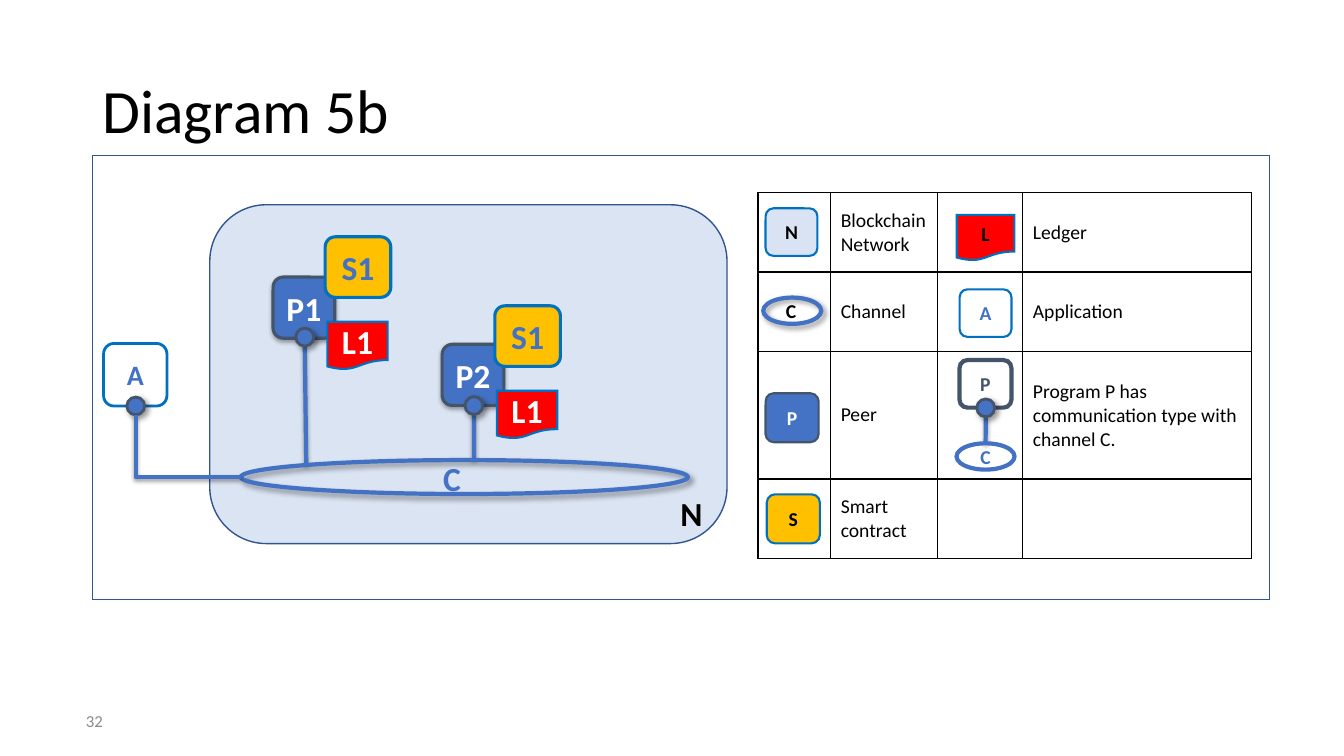
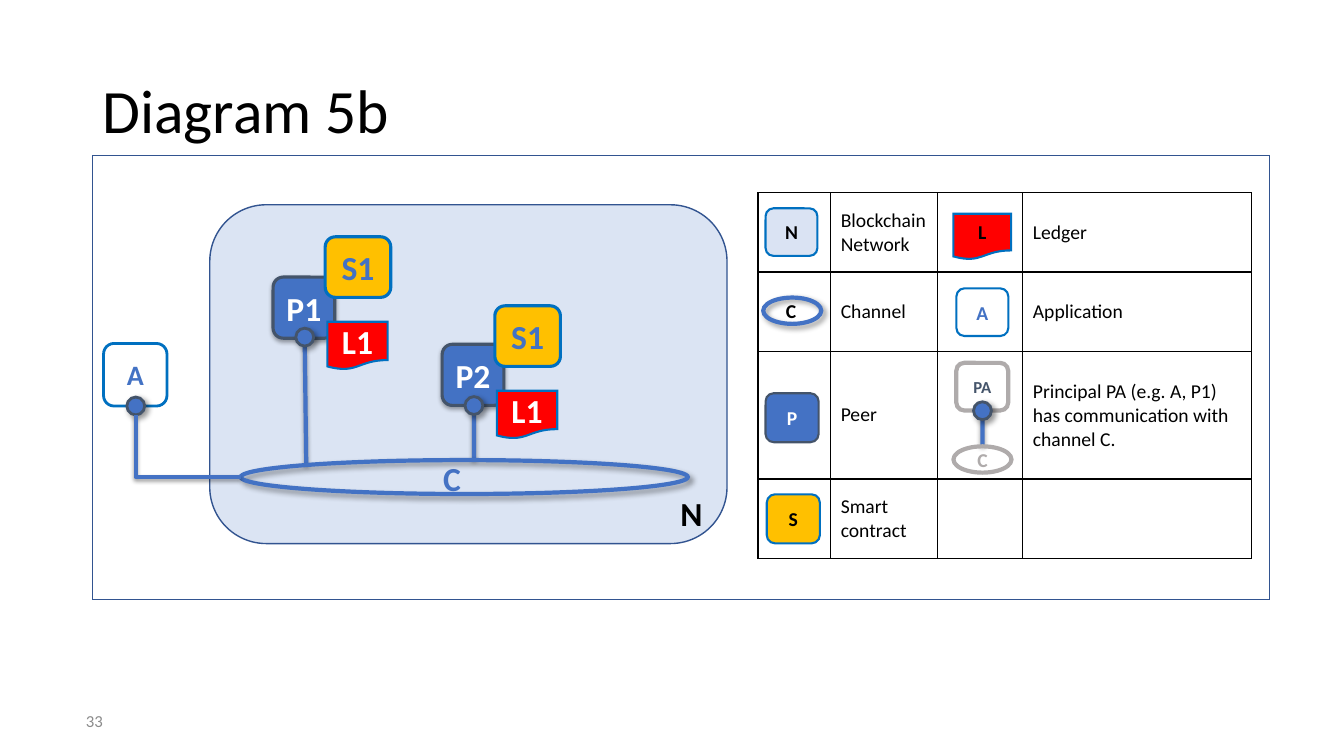
Before and after one commit to FabricTOC/FabricTOC, a slide deck: slide 33 of docs/OtherSourceMaterial/Diagrams.pptx (slide 32 before the commit). Drawn at 1344x756 pixels with LibreOffice and Linux fonts; fonts in the diff are those of the drawing. Boxes give left, top, right and bottom in pixels: in the first picture for what was removed or moved away, otherwise in the second. Text is boxed around its words. In the diff, an @@ line names an element or a change of style, - is before the commit and + after.

```diff
--- a/docs/OtherSourceMaterial/Diagrams.pptx
+++ b/docs/OtherSourceMaterial/Diagrams.pptx
@@ table at (x1=758, y1=193, x2=1252, y2=559) @@
-row 3, column 4: Program P has communication type with channel C.
+row 3, column 4: Principal PA (e.g. A, P1) has communication with channel C.
@@ rounded rectangle "PA" at (x1=957, y1=363, x2=1008, y2=410): outline #44546A 3 pt to #AFABAB 3 pt @@
@@ text in rounded rectangle at (x1=973, y1=382, x2=991, y2=393): text changed; size 14 to 12 pt @@
-P
+PA
@@ line moved from (986, 417) - (986, 444) to (983, 419) - (983, 447) @@
@@ ellipse "C" at (x1=954, y1=447, x2=1012, y2=473): text colour #4372C4 to #AFABAB; outline #4372C4 3 pt to #AFABAB 3 pt @@
```
Also in this commit, not shown: 2 other slides changed, 3 slides added, 1 other file.
